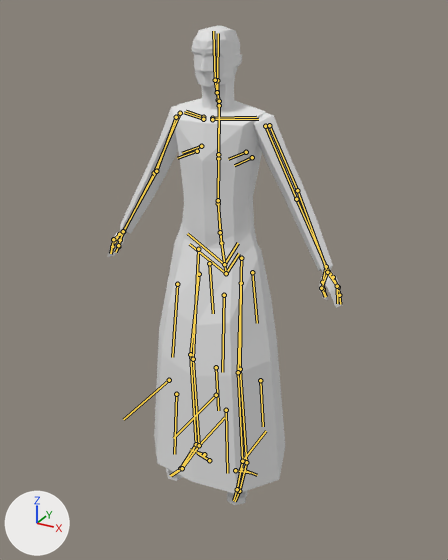
One commit to the Blender file salemstalker/Assets/3D/charatermodel/villagerblank.blend: the scene before it, then after it.
One viewpoint serves both versions: a 50 mm camera at (1.098, -1.949, 1.92) aimed at (0.021, 0.009, 0.941). Lighting does not change. The marker at lower left points along +X, +Y and +Z. The bones that bend it are drawn over the model as lines.
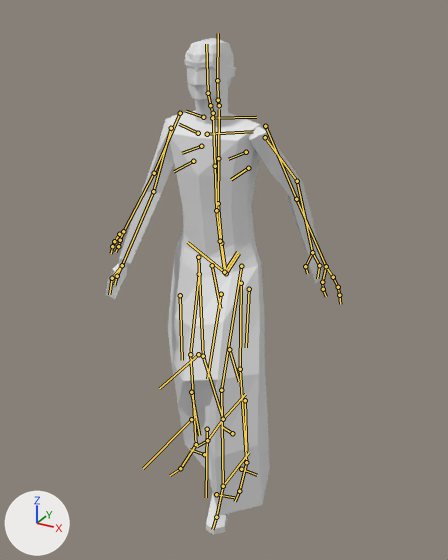
The newer file adds an action. The first version stands in its rest pose; the second is drawn at frame 1 of the action 'walking-loop'.

What differs and where, as boxes [x1, y1, x2, y2] in the pictures (448 x 560 px):
'Cube', posed (22% narrower)
    before: [154, 98, 285, 505]
    after: [168, 110, 270, 535]
'Cube.002', posed (8% narrower, 10% shorter)
    before: [108, 106, 342, 308]
    after: [106, 117, 322, 299]
'Cube.003', posed
    before: [192, 26, 242, 110]
    after: [184, 38, 236, 124]
bone 'spine', root to tip
    before: (224, 264) to (220, 232)
    after: (224, 272) to (220, 241)
bone 'spine.001', root to tip
    before: (220, 232) to (218, 200)
    after: (220, 241) to (216, 210)
bone 'spine.005', root to tip
    before: (217, 92) to (215, 80)
    after: (210, 105) to (208, 93)
bone 'upper_arm.L', root to tip
    before: (269, 125) to (297, 190)
    after: (265, 137) to (297, 181)
bone 'forearm.L', root to tip
    before: (297, 190) to (327, 272)
    after: (297, 181) to (312, 252)
bone 'upper_arm.R', root to tip
    before: (176, 117) to (156, 171)
    after: (171, 128) to (153, 191)
bone 'forearm.R', root to tip
    before: (156, 171) to (123, 231)
    after: (153, 191) to (122, 265)
bone 'foot.L', root to tip
    before: (242, 461) to (237, 489)
    after: (223, 486) to (216, 517)
bone 'foot.R', root to tip
    before: (199, 445) to (182, 468)
    after: (223, 419) to (207, 440)
bone 'shin.L.001', root to tip
    before: (242, 461) to (266, 431)
    after: (223, 486) to (249, 452)
bone 'shin.R.001', root to tip
    before: (199, 445) to (224, 417)
    after: (223, 419) to (245, 394)

What the commit changed:
Bone 'spine' (bone_spine) moves from (0.0, 0.0, 0.0) to (0.0, -0.034, 0.009).
Bone 'spine.001' (bone_spine_001) turns from (0, 0, 0) to (5, 0, 0) degrees about its own x, y and z.
Bone 'spine.005' (bone_spine_005) turns from (0, 0, 0) to (-4, 0, 0) degrees about its own x, y and z.
Bone 'upper_arm.L' (bone_upper_arm_l) turns from (0, 0, 0) to (-32, 7, -8) degrees about its own x, y and z.
Bone 'forearm.L' (bone_forearm_l) turns from (0, 0, 0) to (16, 0, -7) degrees about its own x, y and z.
Bone 'upper_arm.R' (bone_upper_arm_r) turns from (0, 0, 0) to (22, 3, 19) degrees about its own x, y and z.
Bone 'forearm.R' (bone_forearm_r) turns from (0, 0, 0) to (10, 9, 10) degrees about its own x, y and z.
Bone 'foot.L' (bone_foot_l) turns from (0, 0, 0) to (6, 1, 0) degrees about its own x, y and z.
Bone 'foot.R' (bone_foot_r) turns from (0, 0, 0) to (-16, 4, -1) degrees about its own x, y and z.
Bone 'shin.L.001' (bone_shin_l_001) moves from (0.0, 0.0, 0.0) to (0.0, -0.182, 0.0).
Bone 'shin.R.001' (bone_shin_r_001) moves from (0.0, 0.0, 0.0) to (0.0, 0.233, 0.0).
